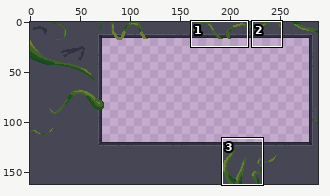
Sprite sheet, stored at Assets/Art/UI/UIWindow.png. The first picture is a wide view before the edit; the outline marks the close-up.
Close-up. Old version:
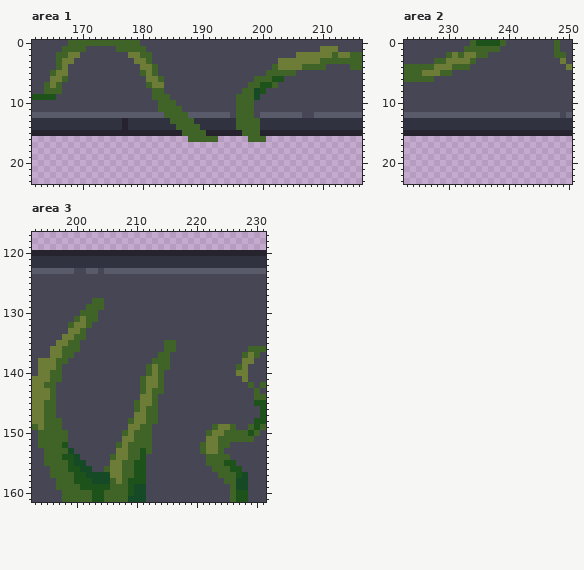
The file is 288x162 pixels. Shown: area 1: x 162..216, y 0..23; area 2: x 223..250, y 0..23; area 3: x 193..231, y 117..161. The commit also changed other parts of the picture, which this record leaves out.
Once edited:
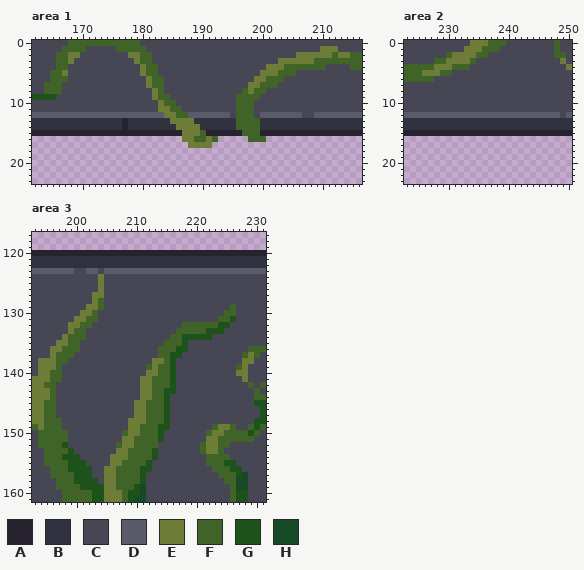
Palette (. is transparent): A #26232e  B #31323f  C #474655  D #5a5b6a  E #6d7d37  F #406427  G #1e521b  H #164925
Diff:
Changed rows in their new state; - is an unchanged pixel.
Area 1:
first column x 165:
 3 --F------------F----------------------------F
 4 --F-------------F-------------------EE-FFF---
 5 -F-------------EF------------------EEE-------
 6 FF---------------F----------------EE-FF------
 7 F---------------EFF--------------EEFF--------
 8 -----------------E---------------EFF---------
 9 -----------------E----------------F----------
10 ------------------E--------------------------
11 ------------------EE-------------------------
12 -------------------EE------------------------
13 --------------------EEEE---------------------
14 ---------------------EEEE--------------------
15 ----------------------EEE--------------------
16 ----------------------EE--E------------------
17 -----------------------EEEE------------------
Area 2:
first column x 232:
 0 --EEEFF
 1 -EEE---
 2 E------
Area 3:
first column x 197:
124 -------E----------------------
125 -------E----------------------
126 -------E----------------------
127 ------EE----------------------
128 ------E-----------------------
129 -----EE----------------------F
130 ----EE----------------------FF
131 ---E-----------------------FFG
132 --E-F----------------FFFFFFGG-
133 ---F----------------FFFFFGGG--
134 --F----------------FFGGGGG----
135 --------------------FG--------
136 -----------------F--GG--------
137 F------------------GG---------
138 ----------------EE-G----------
139 -------------------G----------
140 ---------------E--FG----------
141 --------------E-F-FG----------
142 --------------E-F-FG----------
143 --------------E---GG----------
144 -----------------FG-----------
145 -------------E-F-FG-----------
146 -------------E---FG-----------
147 -----------------FG-----------
148 ------------E----FG-----------
149 ----------------FGG-----------
150 -------------E--FG------------
151 ----------------FG------------
152 ------------E---F-------------
153 --G-----------F-G-------------
154 ---G-----E----FFG-------------
155 ---GG--------FFG--------------
156 ----GG--E-F--F-G--------------
157 -----GCCE-F--F----------------
158 ------GCEEF-FF----------------
159 --------EE--FG----------------
160 --------EEE--G----------------
161 --------EEE-G-----------------
Pixel boxes of the changes (left, top, right, bottom) in both close-ups:
changed: (50, 58, 68, 88)
changed: (140, 58, 212, 148)
changed: (248, 58, 320, 100)
changed: (458, 40, 500, 58)
changed: (56, 274, 236, 502)
